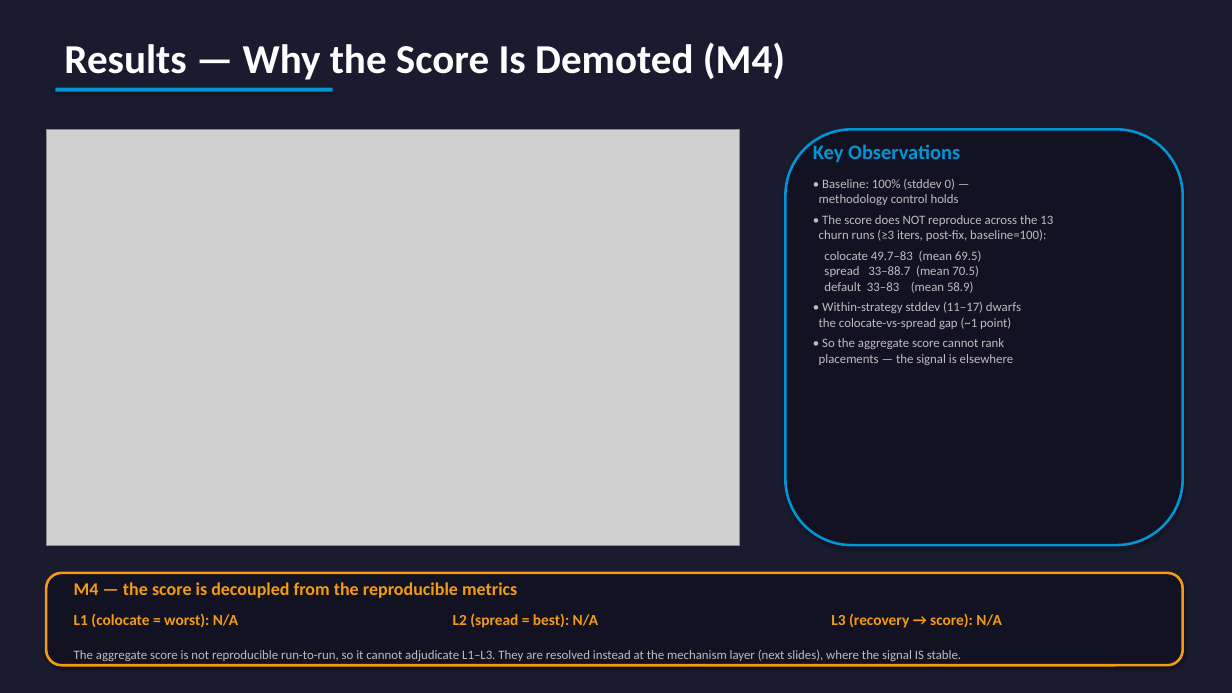
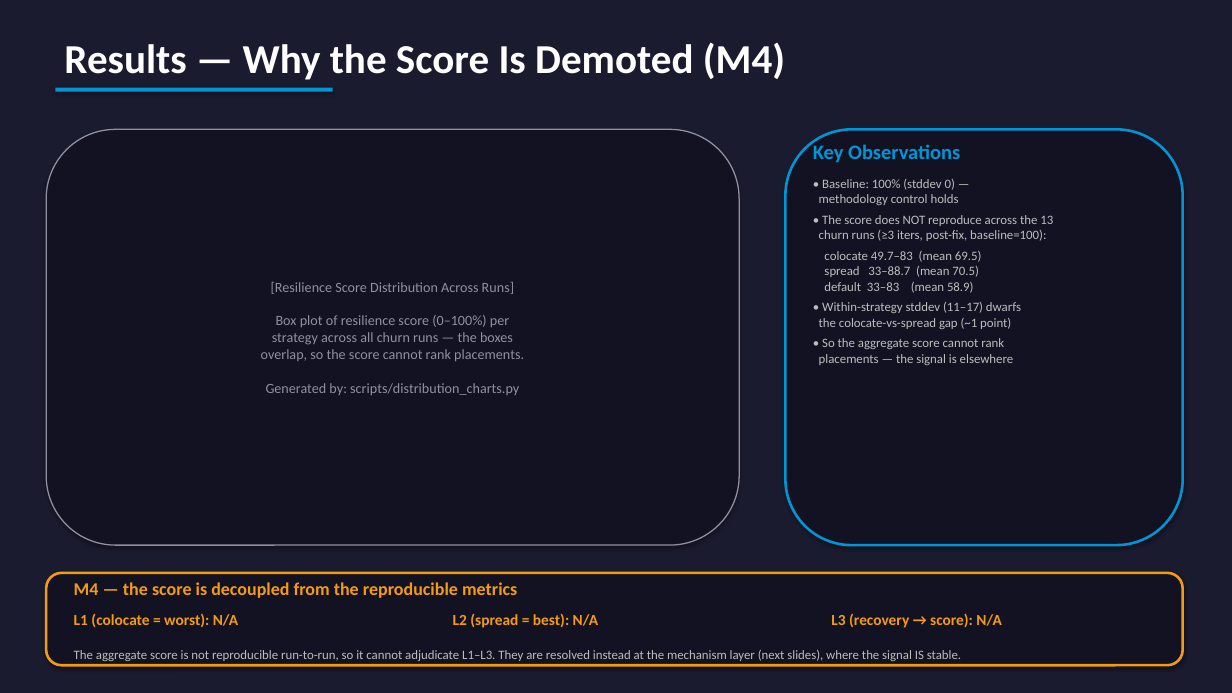
Before and after one commit to yhu02/uva-msc-thesis, a slide deck: slide 9 of ChaosProbe_Presentation.pptx. Drawn at 1232x693 pixels with LibreOffice and Linux fonts; fonts in the diff are those of the drawing; grey boxes stand for pictures. Boxes give left, top, right and bottom in pixels: in the first picture for what was removed or moved away, otherwise in the second. Text is boxed around its words. In the diff, an @@ line names an element or a change of style, - is before the commit and + after.

```diff
--- a/ChaosProbe_Presentation.pptx
+++ b/ChaosProbe_Presentation.pptx
@@ picture removed at (x1=46, y1=129, x2=739, y2=545) @@
@@ rounded rectangle added at (x1=46, y1=129, x2=739, y2=545), fill #121222, outline #9090A0 1 pt, 11 pt, text #9090A0 @@
+[Resilience Score Distribution Across Runs]
+Box plot of resilience score (0–100%) per
+strategy across all churn runs — the boxes
+overlap, so the score cannot rank placements.
+Generated by: scripts/distribution_charts.py
```
Also in this commit, not shown: 3 other slides changed, 3 other files.
